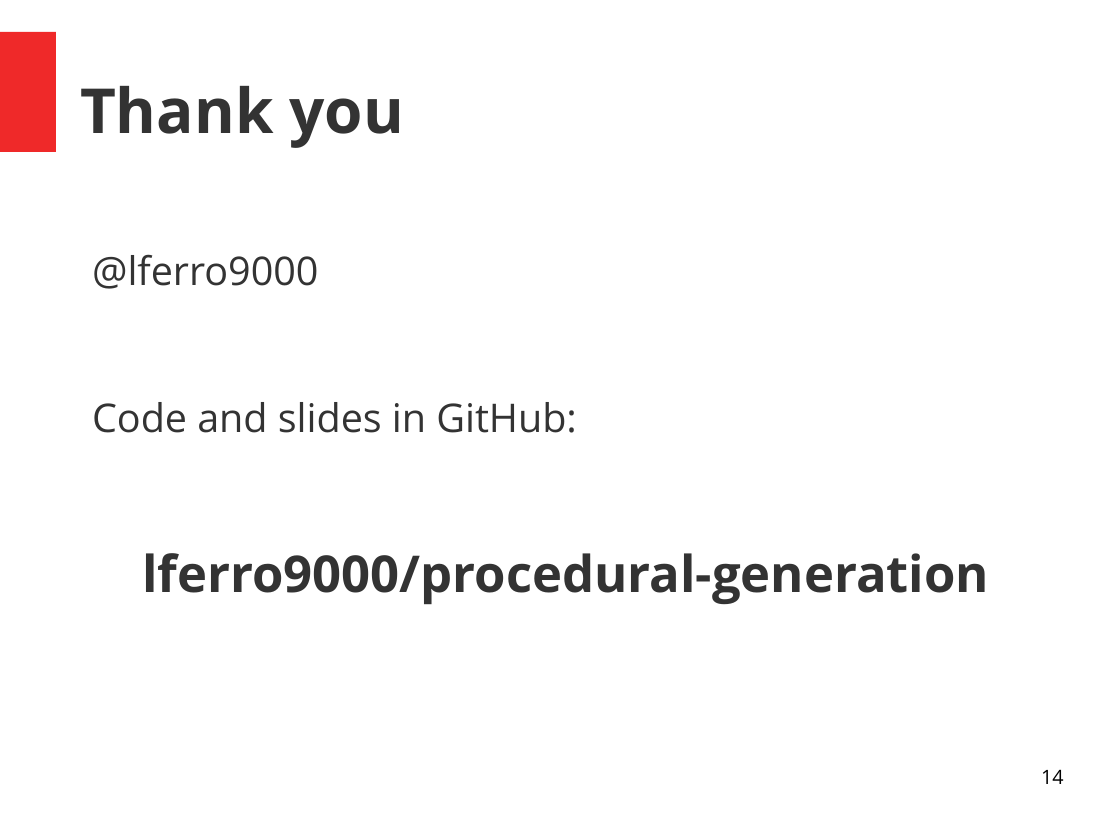
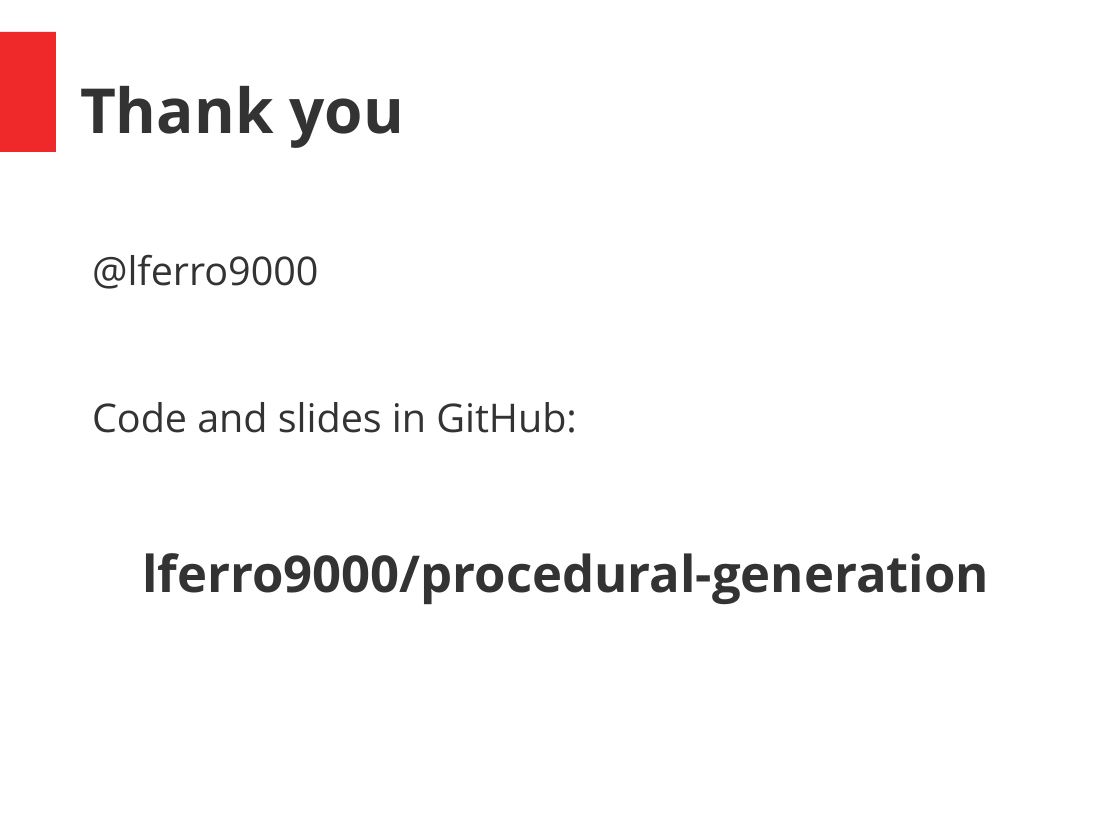
Before and after one commit to lferro9000/procedural-generation, a slide deck: slide 14 of procedural.ppt. Drawn at 1120x840 pixels with LibreOffice and Linux fonts; fonts in the diff are those of the drawing. Boxes give left, top, right and bottom in pixels: in the first picture for what was removed or moved away, otherwise in the second. Text is boxed around its words. In the diff, an @@ line names an element or a change of style, - is before the commit and + after.

```diff
--- a/procedural.ppt
+++ b/procedural.ppt
@@ page number removed at [1041, 769, 1064, 784] @@
-14
```
Also in this commit, not shown: 13 other slides changed, 1 other file.
